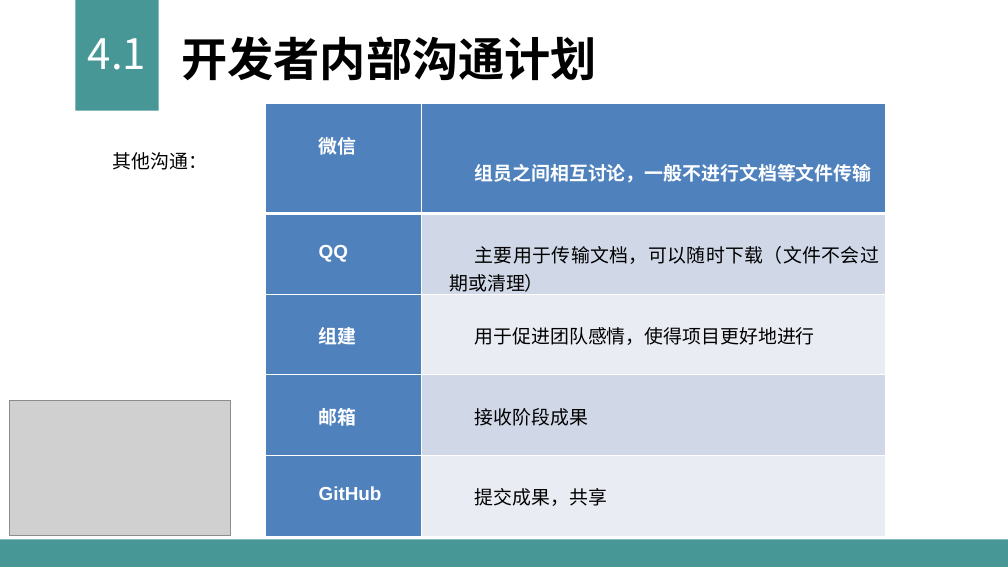
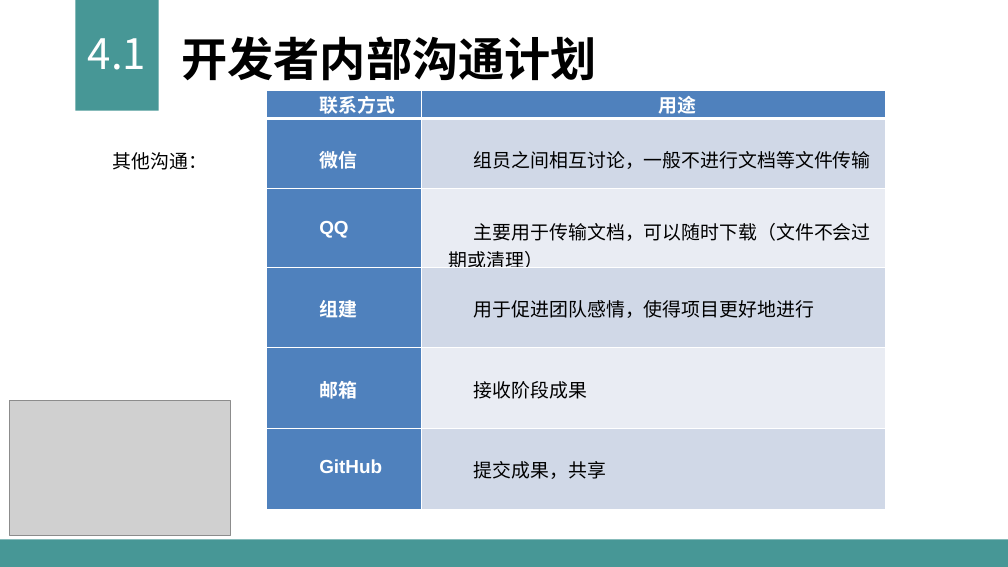
Before and after one commit to sun2009/PRD2018-G16, a slide deck: slide 23 of 受控文档/PPT/G16——需求工程计划评审0.8.0.pptx. Drawn at 1008x567 pixels with LibreOffice and Linux fonts; fonts in the diff are those of the drawing; grey boxes stand for pictures. Boxes give left, top, right and bottom in pixels: in the first picture for what was removed or moved away, otherwise in the second. Text is boxed around its words. In the diff, an @@ line names an element or a change of style, - is before the commit and + after.

```diff
--- a/受控文档/PPT/G16——需求工程计划评审0.8.0.pptx
+++ b/受控文档/PPT/G16——需求工程计划评审0.8.0.pptx
@@ table at [267,90,886,509] @@
+row 1: 联系方式 | 用途
@@ table: place and size @@
-table at [266,104,885,536]
+table at [267,90,886,509]
```
Also in this commit, not shown: 14 other slides changed, 1 slide removed.
